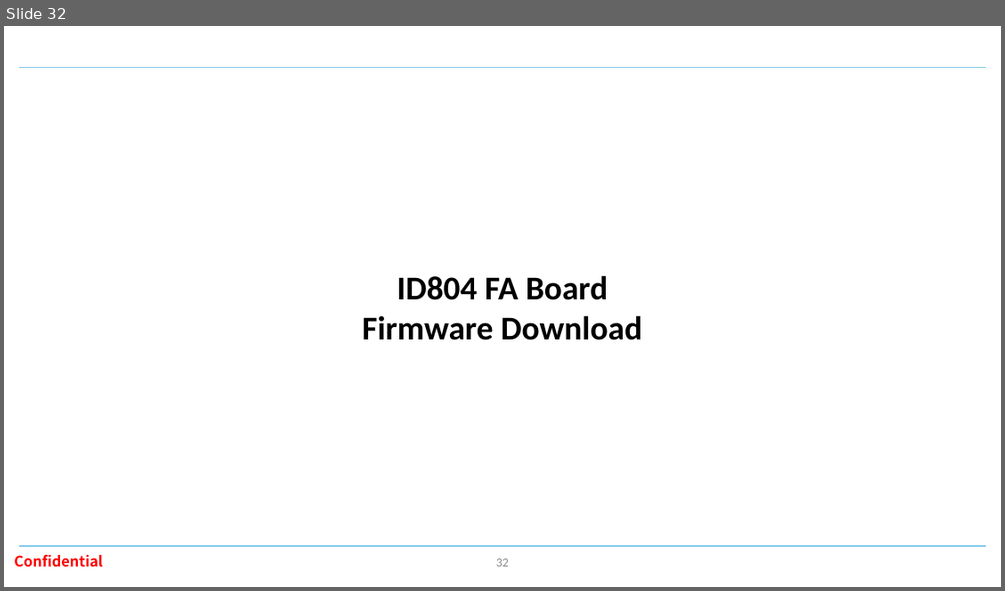
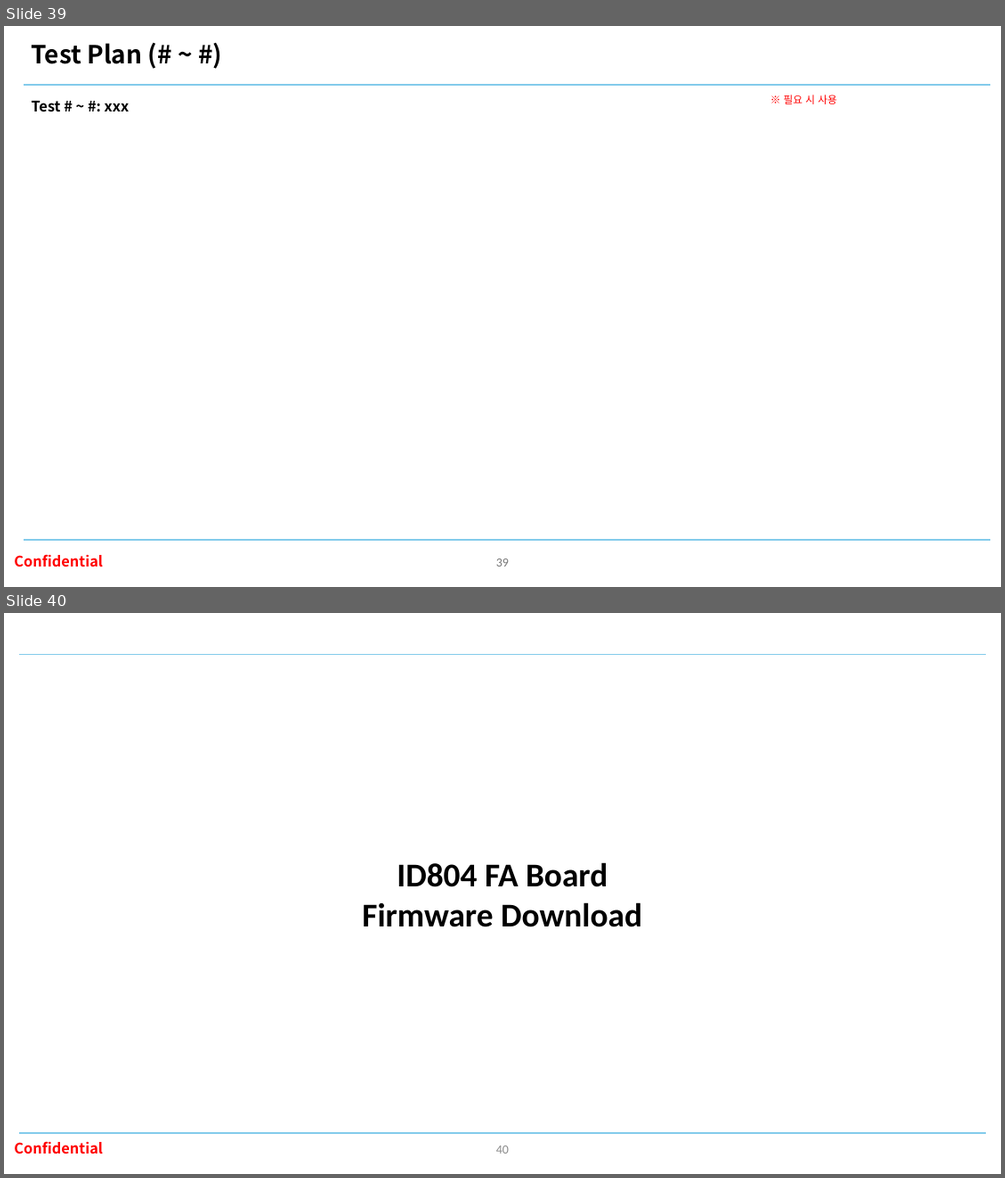
Before and after one commit to oio9595/Global_Technologies_FW, a slide deck: ID804/ID804_FA_Board/Docs/id804_fa_board_manual_R00_260915.pptx. Shown one above the other, each under a label of ours: slide 32 before the commit, slides 39 and 40 after it. The pictures are 1005x591 and 1005x1178 pixels, drawn with LibreOffice and Linux fonts; fonts in the diff are those of the drawing; background and template pictures are left out. Boxes give left, top, right and bottom in pixels: in the first picture for what was removed or moved away, otherwise in the second. Text is boxed around its words. In the diff, an @@ line names an element or a change of style, - is before the commit and + after.

```diff
--- a/ID804/ID804_FA_Board/Docs/id804_fa_board_manual_R00_260915.pptx
+++ b/ID804/ID804_FA_Board/Docs/id804_fa_board_manual_R00_260915.pptx
@@ slide 39 added at [4,26,1001,587], background #FFFFFF; not listed: 1 template element that a slide beside it also shows @@
@@ text added at [32,43,142,64], 24 pt, text #000000, bold @@
+Test Plan (# ~ #)
@@ line added from (24, 85) to (990, 85), #83CBEB 1.5 pt @@
@@ text added at [32,101,129,112], 14 pt, text #000000, bold @@
+Test # ~ #: xxx
@@ text added at [784,95,836,104], 10 pt, text #FF0000 @@
+※ 필요 시 사용
@@ line added from (24, 540) to (990, 540), #83CBEB 1.5 pt @@
@@ page number added at [496,558,509,566], 12 pt, text #797979 @@
+39
@@ what was slide 32 is now slide 40 @@
@@ page number at [496,1145,509,1153]: text changed @@
-32
+40
```
Also in this commit, not shown: 7 other slides added, 2 other files.
